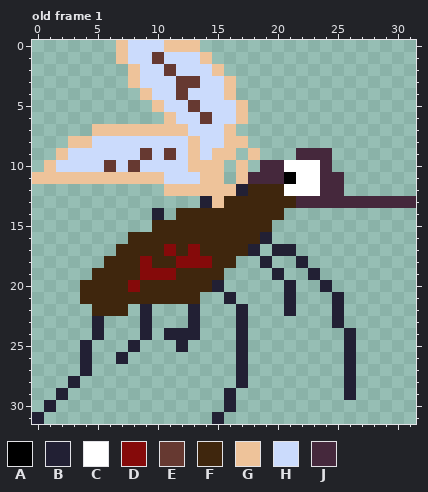
File history of a pixel-art file, aseprite-projs/mosquito.aseprite. The picture above is the old version.
32x32 pixels, 1 frame. Shown: old frame 1. The commit also changed other frames, which this record leaves out.
Palette (. is transparent): A #000000  B #222034  C #ffffff  D #850a0a  E #663931  F #3f260d  G #eec39a  H #cbdbfc  J #45283c
Pixels before, old frame 1, first column x 0:
 0 .......GHHHGGG..................
 1 .......GHHEHHHG.................
 2 ........GHHEHHHG................
 3 ........GHHHEEHHG...............
 4 .........GHHEHHHG...............
 5 ..........GHHEHHHG..............
 6 ...........GHHEHHG..............
 7 .....GGGGGGGGHHHG...............
 8 ...GGHHHHHHHHGHHGG..............
 9 ..GHHHHHHEHEHGHGG.G...JJJ.......
10 .GHHHHEHEHHHHGGG.G.JJCCCJ.......
11 GGGGGGGGGGGHHHGG.GJJJACCJJ......
12 ...........GGGGGGBFFFCCCJJ......
13 ..............BGFFFFFFJJJJJJJJJJ
14 ..........B.FFFFFFFFF...........
15 ..........FFFFFFFFFF............
16 ........FFFFFFFFFFFB............
17 .......FFFFDFDFFFFB.BB..........
18 ......FFFDFFDDDFF..B..B.........
19 .....FFFFDDDFFFF....B..B........
20 ....FFFFDFFFFFFB.....B..B.......
21 ....FFFFFFFFFF..B....B...B......
22 .....FFF.B...B...B...B...B......
23 .....B...B...B...B.......B......
24 .....B...B.BBB...B........B.....
25 ....B...B...B....B........B.....
26 ....B..B.........B........B.....
27 ....B............B........B.....
28 ...B.............B........B.....
29 ..B.............B.........B.....
30 .B..............B...............
31 B..............B................
New version:
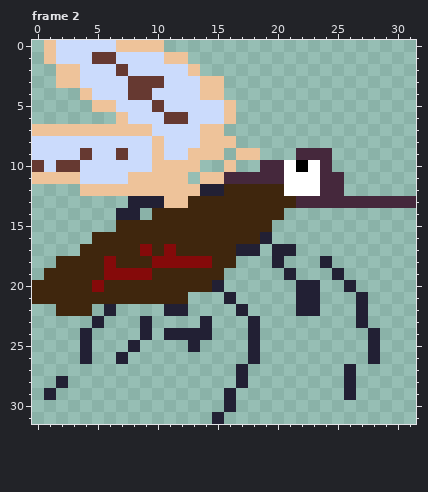
A new or re-ordered frame is compared with the old frame closest to it.
Edits made:
frames 1 -> 5
Changed rows in their new state; - is an unchanged pixel.
Frame 2 is new; against old frame 1:
first column x 0:
 0 -GHHHHH-GGG...---------------
 1 -GHHHEEH--HGG..--------------
 2 --GGHHHEH--H-G..-------------
 3 --GGHHHHEEE-HHGG.------------
 4 ----GHHHEE--H-GG.------------
 5 -----GGHHHE--H--G.-----------
 6 -------GHHHEE-H-G.-----------
 7 GGGGG-----HHH-GG.------------
 8 HHHHH-----G--HGG-.-----------
 9 HHH-E--E-HGH--G-.G-----------
10 EHEE--H-H-GGG-..G.----A------
11 ----HHHH---GG.--JJ---C-------
12 ----GGGGGGG---BBFF-----------
13 --------BBBGGFFF-------------
14 -------BB-FF-----------------
15 -------FFF-------------------
16 -----FFF---------------------
17 ----FFF--D---F---B-----------
18 --FFFFD--FDD-------.B-.-B----
19 -FFFF-DDD-FF--------.B-.-B---
20 FFFF-D--F------------.BB.-B--
21 FFFF---------.-------.BB-.-B-
22 --FFF.B.-.-BB.-------.BB-.-B-
23 -------------.B--.B------.-B-
24 ----B.--------B--.B-------.-B
25 ------------.B---.B-------.-B
26 -----------------.B-------.-B
27 ----.------------------------
28 --B.-------------------------
29 -B.--------------------------
30 -.---------------------------
31 .----------------------------
Boxes around the changes in both pictures, in picture pixels (x1, y1, x2, y2):
changed: (32, 40, 380, 424)
